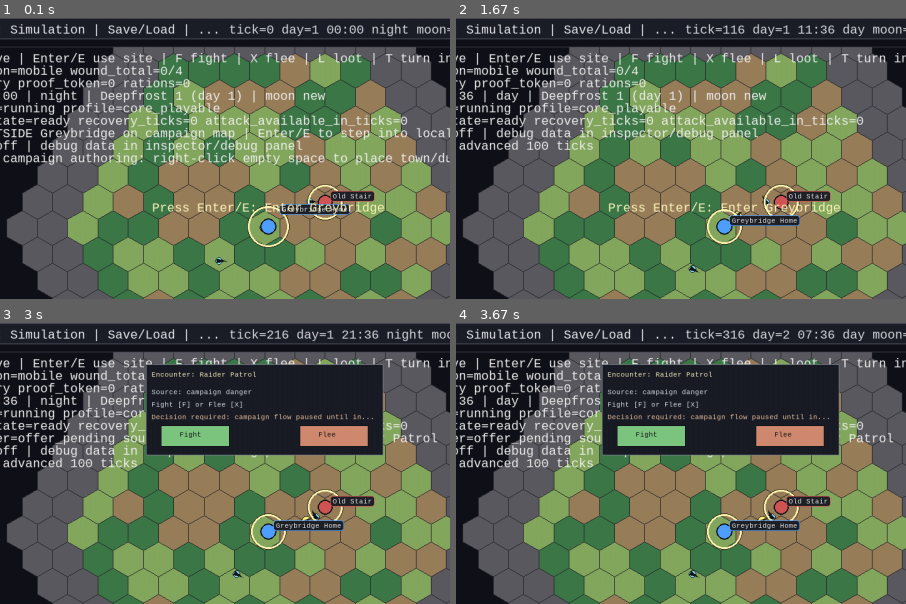
Above: before the commit, frames 1-4 (two rows, left to right).
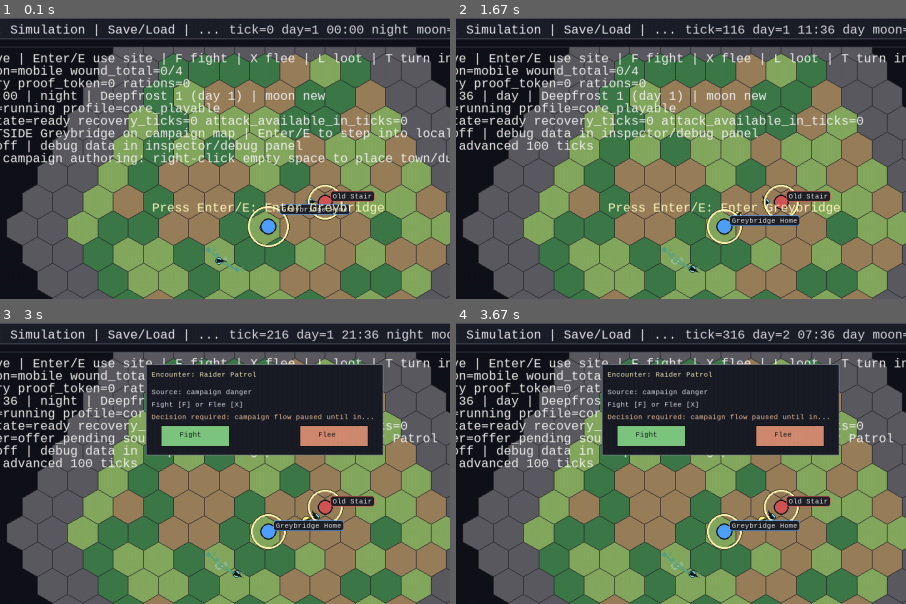
Above: after the commit, the same moments.

Repository: 7seasdotnet/Hexcrawler2
Game: pygame game, started from src/hexcrawler/__main__.py
The game is run twice, just before and just after one commit, with the same random seed, the same clock (stepped at 60 frames per second) and the same inputs.
Inputs:
- Up to frame 1 (0.1 s): no input
- Up to frame 2 (1.67 s): hold D 0.33-0.8 s; tap 2 at 0.88 s; hold W 1.22-1.52 s; hold D from 1.55 s (still down)
- Up to frame 3 (3 s): tap 2 at 1.7 s; release D at 2.02 s; hold A 2.05-2.58 s; hold S 2.62-2.92 s; hold A from 2.95 s (still down)
- Up to frame 4 (3.67 s): tap 2 at 3.1 s; release A at 3.35 s; hold W from 3.38 s (still down)
The pictures show only the part of the screen within x 8-58%, y 0-50%; the shares and areas given below are measured in that part.

The runs differ from the first frame. In frame 1, less than 0.1% of the frame differs, in the area x 45-55%, y 81-91%; in frame 2, less than 0.1%; in frame 3, less than 0.1%; in frame 4, less than 0.1%.

Commit message:
Clarify patrol loop semantics and visualize campaign patrol routes

Diff:
--- a/src/hexcrawler/cli/pygame_viewer.py
+++ b/src/hexcrawler/cli/pygame_viewer.py
@@ -2242,6 +2242,7 @@
     debug_panel_cache: DebugPanelRenderCache,
     home_panel_state: HomePanelState,
     context_menu: ContextMenuState | None,
+    campaign_path_edit_state: CampaignAuthoringPathEditState | None,
     previous_snapshot: RenderSnapshot,
     current_snapshot: RenderSnapshot,
     current_space_id: str,
@@ -2252,6 +2253,19 @@
     # 1) map_base, 2) site_icons, 3) site_labels, 4) actors/moving groups,
     # 5) overlays/selection, 6) HUD/panels/modals.
     _draw_world(screen, sim, world_center, marker_font, clip_rect=viewport_rect, zoom_scale=world_zoom_scale)
+    player = sim.state.entities.get(PLAYER_ID)
+    if player is not None:
+        active_space = sim.state.world.spaces.get(player.space_id)
+        if active_space is not None and str(getattr(active_space, "role", "")) == CAMPAIGN_SPACE_ROLE:
+            _draw_campaign_patrol_routes(
+                screen,
+                sim,
+                world_center=world_center,
+                world_zoom_scale=world_zoom_scale,
+                world_rect=viewport_rect,
+                font=marker_font,
+                campaign_path_edit_state=campaign_path_edit_state,
+            )
     pygame.draw.rect(screen, (64, 68, 84), viewport_rect, 1)
 
     for entity_id in sorted(sim.state.entities):
@@ -3015,6 +3029,66 @@
         if len(patrol.route_anchors) < 1:
             needed += 1
     return needed
+
+
+def _campaign_patrol_route_points(patrol: CampaignPatrolRecord) -> list[tuple[float, float]]:
+    spawn = patrol.spawn_position if isinstance(patrol.spawn_position, dict) else {}
+    try:
+        spawn_x = float(spawn["x"])
+        spawn_y = float(spawn["y"])
+    except (KeyError, TypeError, ValueError):
+        return []
+    points: list[tuple[float, float]] = [(spawn_x, spawn_y)]
+    for anchor in patrol.route_anchors:
+        if not isinstance(anchor, dict):
+            continue
+        try:
+            points.append((float(anchor["x"]), float(anchor["y"])))
+        except (KeyError, TypeError, ValueError):
+            continue
+    return points
+
+
+def _draw_campaign_patrol_routes(
+    screen: pygame.Surface,
+    sim: Simulation,
+    *,
+    world_center: tuple[float, float],
+    world_zoom_scale: float,
+    world_rect: pygame.Rect,
+    font: pygame.font.Font,
+    campaign_path_edit_state: CampaignAuthoringPathEditState | None,
+) -> None:
+    old_clip = screen.get_clip()
+    screen.set_clip(world_rect)
+    for patrol_id in sorted(sim.state.world.campaign_patrols):
+        patrol = sim.state.world.campaign_patrols[patrol_id]
+        route_points = _campaign_patrol_route_points(patrol)
+        if not route_points:
+            continue
+        highlighted = campaign_path_edit_state is not None and campaign_path_edit_state.patrol_id == patrol_id
+        spawn_px, spawn_py = _world_to_pixel(route_points[0][0], route_points[0][1], world_center, world_zoom_scale)
+        spawn_color = (196, 252, 214) if highlighted else (156, 202, 180)
+        pygame.draw.circle(screen, spawn_color, (int(spawn_px), int(spawn_py)), 6, 2)
+        spawn_label = font.render("0", True, spawn_color)
+        screen.blit(spawn_label, (int(spawn_px) + 7, int(spawn_py) - 9))
+        if len(route_points) <= 1:
+            continue
+        line_color = (106, 220, 170) if highlighted else (86, 162, 132)
+        pixel_points = [_world_to_pixel(x, y, world_center, world_zoom_scale) for x, y in route_points]
+        pixel_points.append(pixel_points[0])
+        pygame.draw.lines(screen, line_color, False, [(int(x), int(y)) for x, y in pixel_points], 2)
+        close_from = pixel_points[-2]
+        close_to = pixel_points[-1]
+        close_mid = ((close_from[0] + close_to[0]) * 0.5, (close_from[1] + close_to[1]) * 0.5)
+        loop_label = font.render("↺", True, line_color)
+        screen.blit(loop_label, (int(close_mid[0]) + 4, int(close_mid[1]) - 10))
+        for index, point in enumerate(route_points[1:], start=1):
+            px, py = _world_to_pixel(point[0], point[1], world_center, world_zoom_scale)
+            pygame.draw.circle(screen, line_color, (int(px), int(py)), 4)
+            index_label = font.render(str(index), True, line_color)
+            screen.blit(index_label, (int(px) + 6, int(py) - 8))
+    screen.set_clip(old_clip)
 
 
 def _draw_world_affordance_prompts(
@@ -5253,7 +5327,7 @@
                                 campaign_path_edit_state = CampaignAuthoringPathEditState(patrol_id=patrol_id, label=patrol_label)
                                 status_message = (
                                     f"campaign authoring: patrol placement queued ({patrol_label}); "
-                                    "path needed—right-click to add anchor(s), right-click anchor to move/delete, Esc to finish"
+                                    "Add at least 1 route anchor to start loop. Right-click to add anchor(s), right-click anchor to move/delete, Esc to finish"
                                 )
                         elif item.action == "campaign_author_move" and isinstance(item.payload, dict):
                             target_kind = str(item.payload.get("kind", ""))
@@ -5541,7 +5615,10 @@
                 path_needed_suffix = ""
                 if path_needed_count > 0:
                     noun = "patrol" if path_needed_count == 1 else "patrols"
-                    path_needed_suffix = f" | {path_needed_count} {noun} path needed (add at least 1 route anchor)"
+                    path_needed_suffix = (
+                        f" | {path_needed_count} {noun} path needed "
+                        "(Add at least 1 route anchor to start loop.)"
+                    )
                 frame_status_message = (
                     "campaign authoring: right-click empty space to place town/dungeon/patrol; "
                     "right-click site/patrol to move/delete (hotkeys are debug fallback)"
@@ -5572,6 +5649,7 @@
             debug_panel_cache=debug_panel_cache,
             home_panel_state=home_panel_state,
             context_menu=context_menu,
+            campaign_path_edit_state=campaign_path_edit_state,
             previous_snapshot=previous_snapshot,
             current_snapshot=current_snapshot,
             current_space_id=current_space_id,
--- a/src/hexcrawler/sim/exploration.py
+++ b/src/hexcrawler/sim/exploration.py
@@ -950,23 +950,23 @@
             entity.stats["role"] = "patrol"
             if entity.speed_per_tick <= 0:
                 entity.speed_per_tick = self._PATROL_DEFAULT_SPEED_PER_TICK
-            anchor_points = [anchor for anchor in patrol.route_anchors if isinstance(anchor, dict)]
-            if not anchor_points:
+            route_points = self._campaign_patrol_route_points(patrol)
+            if len(route_points) <= 1:
                 entity.target_position = None
                 route_index_by_id.pop(patrol_id, None)
                 continue
-            anchor_count = len(anchor_points)
+            route_count = len(route_points)
             current_index = route_index_by_id.get(patrol_id, 0)
-            if current_index >= anchor_count:
+            if current_index < 0 or current_index >= route_count:
                 current_index = 0
-            target_anchor = anchor_points[current_index]
-            target_x = float(target_anchor["x"])
-            target_y = float(target_anchor["y"])
+            target_point = route_points[current_index]
+            target_x = float(target_point["x"])
+            target_y = float(target_point["y"])
             entity.target_position = (target_x, target_y)
             if self._distance_sq(entity.position_x, entity.position_y, target_x, target_y) <= (self._PATROL_ROUTE_REACHED_EPSILON ** 2):
-                current_index = (current_index + 1) % anchor_count
-                next_anchor = anchor_points[current_index]
-                entity.target_position = (float(next_anchor["x"]), float(next_anchor["y"]))
+                current_index = (current_index + 1) % route_count
+                next_point = route_points[current_index]
+                entity.target_position = (float(next_point["x"]), float(next_point["y"]))
             route_index_by_id[patrol_id] = current_index
         stale_ids = [patrol_id for patrol_id in route_index_by_id if patrol_id not in sim.state.world.campaign_patrols]
         for patrol_id in stale_ids:
@@ -1009,6 +1009,21 @@
         dx = ax - bx
         dy = ay - by
         return (dx * dx) + (dy * dy)
+
+    @staticmethod
+    def _campaign_patrol_route_points(patrol: CampaignPatrolRecord) -> list[dict[str, float]]:
+        """Return canonical cyclic route points (spawn implicit anchor 0, then authored anchors)."""
+        route_points: list[dict[str, float]] = [dict(patrol.spawn_position)]
+        for anchor in patrol.route_anchors:
+            if not isinstance(anchor, dict):
+                continue
+            try:
+                anchor_x = float(anchor["x"])
+                anchor_y = float(anchor["y"])
+            except (KeyError, TypeError, ValueError):
+                continue
+            route_points.append({"x": anchor_x, "y": anchor_y})
+        return route_points
     def _handle_exit_safe_hub_intent(self, sim: Simulation, *, command: SimCommand, command_index: int) -> None:
         action_uid = f"safe_hub_exit:{command.tick}:{command_index}"
         entity = sim.state.entities.get(command.entity_id or "")
--- a/tests/test_pygame_viewer_cli.py
+++ b/tests/test_pygame_viewer_cli.py
@@ -63,6 +63,7 @@
     _campaign_authoring_placement_items,
     _campaign_authored_object_at_world,
     _campaign_patrol_anchor_at_world,
+    _campaign_patrol_route_points,
     _campaign_patrol_path_needed_count,
     _site_campaign_anchor_world,
     _use_campaign_site,
@@ -313,6 +314,19 @@
     assert _campaign_patrol_path_needed_count(sim) == baseline + 1
 
 
+def test_campaign_patrol_route_points_include_spawn_as_anchor_zero_then_authored_order() -> None:
+    patrol = CampaignPatrolRecord(
+        patrol_id="patrol:route_points",
+        template_id=CORE_PLAYABLE_DEFAULT_PATROL_TEMPLATE,
+        space_id="overworld",
+        spawn_position={"x": -2.0, "y": 1.0},
+        route_anchors=[{"x": -1.5, "y": 1.0}, {"x": -1.0, "y": 0.5}],
+        label="Route Points Patrol",
+        tags=["authoring"],
+    )
+    assert _campaign_patrol_route_points(patrol) == [(-2.0, 1.0), (-1.5, 1.0), (-1.0, 0.5)]
+
+
 def test_run_pygame_viewer_right_click_campaign_map_does_not_raise_name_error(monkeypatch: pytest.MonkeyPatch) -> None:
     import pygame
 
--- a/tests/test_reward_turn_in_loop_p5.py
+++ b/tests/test_reward_turn_in_loop_p5.py
@@ -980,6 +980,153 @@
     assert isinstance(loaded_patrol.position_x, float)
 
 
+def test_campaign_patrol_zero_added_anchors_stays_idle_with_no_target() -> None:
+    sim = _build_sim(seed=181)
+    scout = sim.state.entities["scout"]
+    scout.space_id = "overworld"
+    scout.position_x = -2.0
+    scout.position_y = 0.0
+    sim.append_command(
+        SimCommand(
+            tick=sim.state.tick,
+            entity_id="scout",
+            command_type=CAMPAIGN_AUTHOR_INTENT_COMMAND_TYPE,
+            params={
+                "operation": "create_or_update_patrol",
+                "patrol_id": "patrol:idle_zero_anchor",
+                "template_id": "campaign_danger_patrol",
+                "position": {"x": -2.0, "y": 0.0},
+                "route_anchors": [],
+            },
+        )
+    )
+    sim.advance_ticks(2)
+    patrol = sim.state.entities["patrol:idle_zero_anchor"]
+    start = (patrol.position_x, patrol.position_y)
+    assert patrol.target_position is None
+    sim.advance_ticks(25)
+    patrol = sim.state.entities["patrol:idle_zero_anchor"]
+    assert patrol.target_position is None
+    assert (patrol.position_x, patrol.position_y) == pytest.approx(start)
+
+
+def test_campaign_patrol_one_anchor_loops_between_spawn_and_anchor() -> None:
+    sim = _build_sim(seed=182)
+    scout = sim.state.entities["scout"]
+    scout.space_id = "overworld"
+    sim.append_command(
+        SimCommand(
+            tick=sim.state.tick,
+            entity_id="scout",
+            command_type=CAMPAIGN_AUTHOR_INTENT_COMMAND_TYPE,
+            params={
+                "operation": "create_or_update_patrol",
+                "patrol_id": "patrol:loop_one_anchor",
+                "template_id": "campaign_danger_patrol",
+                "position": {"x": -1.0, "y": 0.5},
+                "route_anchors": [{"x": -0.5, "y": 0.5}],
+            },
+        )
+    )
+    sim.advance_ticks(2)
+    patrol = sim.state.entities["patrol:loop_one_anchor"]
+    patrol.position_x = -0.5
+    patrol.position_y = 0.5
+    sim.advance_ticks(1)
+    route_index_by_id = sim.get_rules_state("exploration").get("patrol_route_index_by_id", {})
+    assert isinstance(route_index_by_id, dict)
+    assert route_index_by_id.get("patrol:loop_one_anchor") == 0
+    patrol.position_x = -1.0
+    patrol.position_y = 0.5
+    sim.advance_ticks(1)
+    route_index_by_id = sim.get_rules_state("exploration").get("patrol_route_index_by_id", {})
+    assert isinstance(route_index_by_id, dict)
+    assert route_index_by_id.get("patrol:loop_one_anchor") == 1
+
+
+def test_campaign_patrol_multi_anchor_route_wraps_back_to_spawn() -> None:
+    sim = _build_sim(seed=183)
+    scout = sim.state.entities["scout"]
+    scout.space_id = "overworld"
+    sim.append_command(
+        SimCommand(
+            tick=sim.state.tick,
+            entity_id="scout",
+            command_type=CAMPAIGN_AUTHOR_INTENT_COMMAND_TYPE,
+            params={
+                "operation": "create_or_update_patrol",
+                "patrol_id": "patrol:loop_multi_anchor",
+                "template_id": "campaign_danger_patrol",
+                "position": {"x": -2.0, "y": 0.0},
+                "route_anchors": [{"x": -1.0, "y": 0.0}, {"x": -1.0, "y": 1.0}],
+            },
+        )
+    )
+    sim.advance_ticks(2)
+    patrol = sim.state.entities["patrol:loop_multi_anchor"]
+    # force "reached anchor #1" -> next should be anchor #2 (index=2)
+    patrol.position_x = -1.0
+    patrol.position_y = 0.0
+    sim.advance_ticks(1)
+    route_index_by_id = sim.get_rules_state("exploration").get("patrol_route_index_by_id", {})
+    assert isinstance(route_index_by_id, dict)
+    assert route_index_by_id.get("patrol:loop_multi_anchor") == 2
+    # force "reached anchor #2" -> next should wrap to spawn (index=0)
+    patrol.position_x = -1.0
+    patrol.position_y = 1.0
+    sim.advance_ticks(1)
+    route_index_by_id = sim.get_rules_state("exploration").get("patrol_route_index_by_id", {})
+    assert isinstance(route_index_by_id, dict)
+    assert route_index_by_id.get("patrol:loop_multi_anchor") == 0
+    # force "reached spawn" -> next should proceed to anchor #1 (index=1)
+    patrol.position_x = -2.0
+    patrol.position_y = 0.0
+    sim.advance_ticks(1)
+    route_index_by_id = sim.get_rules_state("exploration").get("patrol_route_index_by_id", {})
+    assert isinstance(route_index_by_id, dict)
+    assert route_index_by_id.get("patrol:loop_multi_anchor") == 1
+
+
+def test_campaign_patrol_route_progression_save_load_matches_uninterrupted_hash(tmp_path: Path) -> None:
+    def _make_route_sim(seed: int) -> Simulation:
+        route_sim = _build_sim(seed=seed)
+        scout = route_sim.state.entities["scout"]
+        scout.space_id = "overworld"
+        route_sim.append_command(
+            SimCommand(
+                tick=route_sim.state.tick,
+                entity_id="scout",
+                command_type=CAMPAIGN_AUTHOR_INTENT_COMMAND_TYPE,
+                params={
+                    "operation": "create_or_update_patrol",
+                    "patrol_id": "patrol:save_load_loop_progression",
+                    "template_id": "campaign_danger_patrol",
+                    "position": {"x": -2.0, "y": 0.0},
+                    "route_anchors": [{"x": -1.0, "y": 0.0}, {"x": -1.0, "y": 1.0}],
+                },
+            )
+        )
+        route_sim.advance_ticks(2)
+        return route_sim
+
+    uninterrupted = _make_route_sim(seed=184)
+    uninterrupted.advance_ticks(40)
+    uninterrupted_hash = simulation_hash(uninterrupted)
+
+    with_save = _make_route_sim(seed=184)
+    with_save.advance_ticks(17)
+    save_path = tmp_path / "campaign_patrol_loop_progression_save.json"
+    save_game_json(save_path, with_save.state.world, with_save)
+    _, loaded = load_game_json(str(save_path))
+    assert simulation_hash(loaded) == simulation_hash(with_save)
+    loaded.register_rule_module(LocalEncounterRequestModule())
+    loaded.register_rule_module(LocalEncounterInstanceModule())
+    loaded.register_rule_module(CombatExecutionModule())
+    loaded.register_rule_module(ExplorationExecutionModule())
+    loaded.advance_ticks(23)
+    assert simulation_hash(loaded) == uninterrupted_hash
+
+
 def test_campaign_dungeon_authoring_create_move_delete_persists_save_load(tmp_path: Path) -> None:
     sim = _build_sim(seed=47)
     scout = sim.state.entities["scout"]
Not shown, changed: docs/CAMPAIGN_AUTHORING_BRIDGE.md
Not shown, changed: docs/LEGENDARY_PROBLEMS.md
Not shown, changed: docs/STATUS.md
